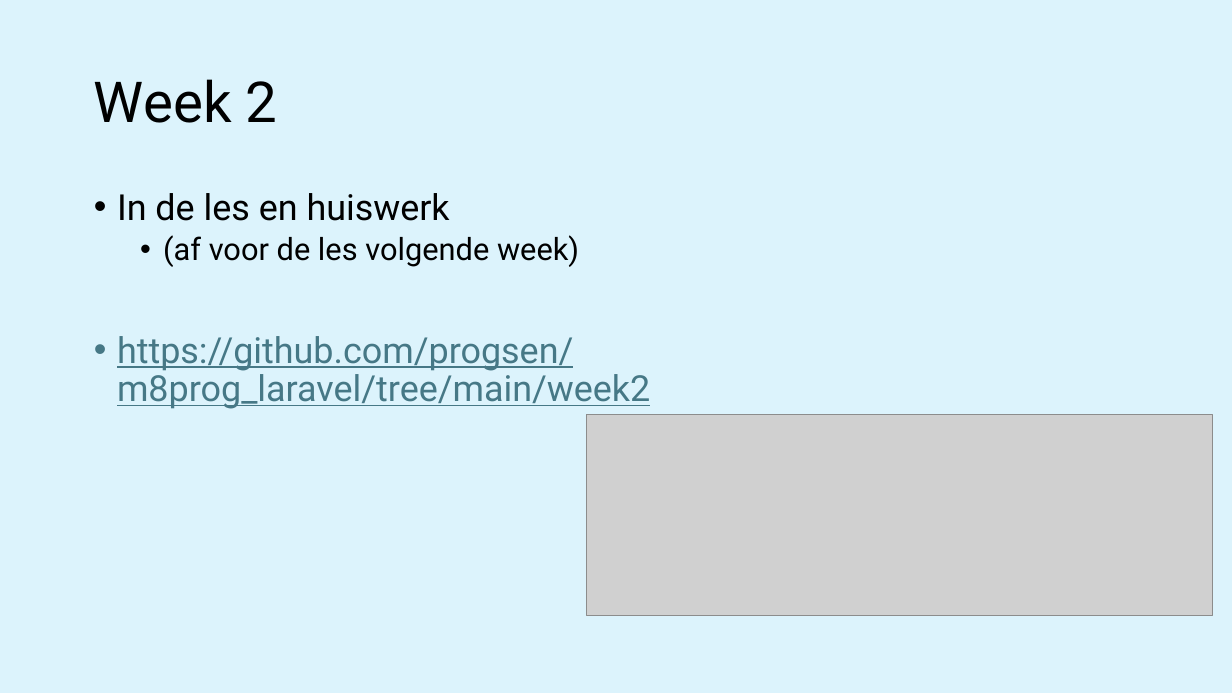
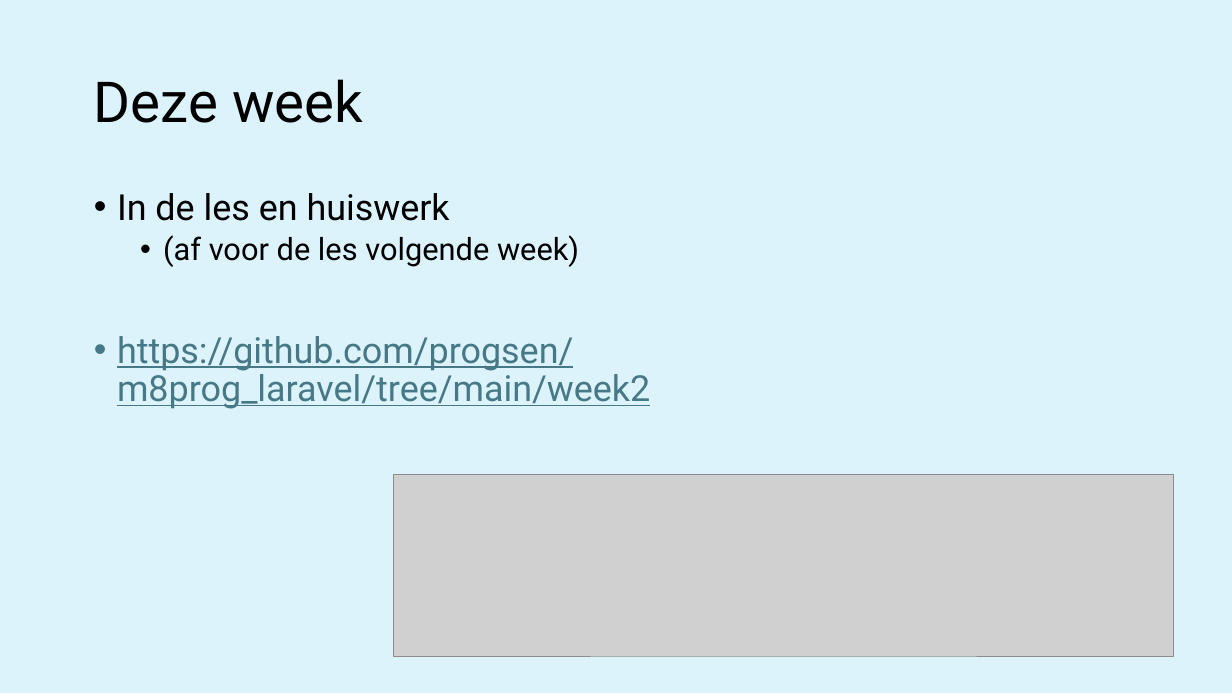
Before and after one commit to progsen/m8prog_laravel, a slide deck: slide 8 of week4 - Blade 2/M8Prog laravel 05 - Component Layouts.pptx (slide 5 before the commit). Drawn at 1232x693 pixels with LibreOffice and Linux fonts; fonts in the diff are those of the drawing; grey boxes stand for pictures. Boxes give left, top, right and bottom in pixels: in the first picture for what was removed or moved away, otherwise in the second. Text is boxed around its words. In the diff, an @@ line names an element or a change of style, - is before the commit and + after.

Commit message:
week 3-4

```diff
--- a/week4 - Blade 2/M8Prog laravel 05 - Component Layouts.pptx
+++ b/week4 - Blade 2/M8Prog laravel 05 - Component Layouts.pptx
@@ title at box(94, 79, 363, 123): text changed @@
-Week 2
+Deze week
@@ picture removed at box(587, 415, 1213, 616) @@
@@ picture added at box(394, 474, 1174, 656) @@
```
Also in this commit, not shown: 1 other slide changed, 3 slides added, 12 other files.
